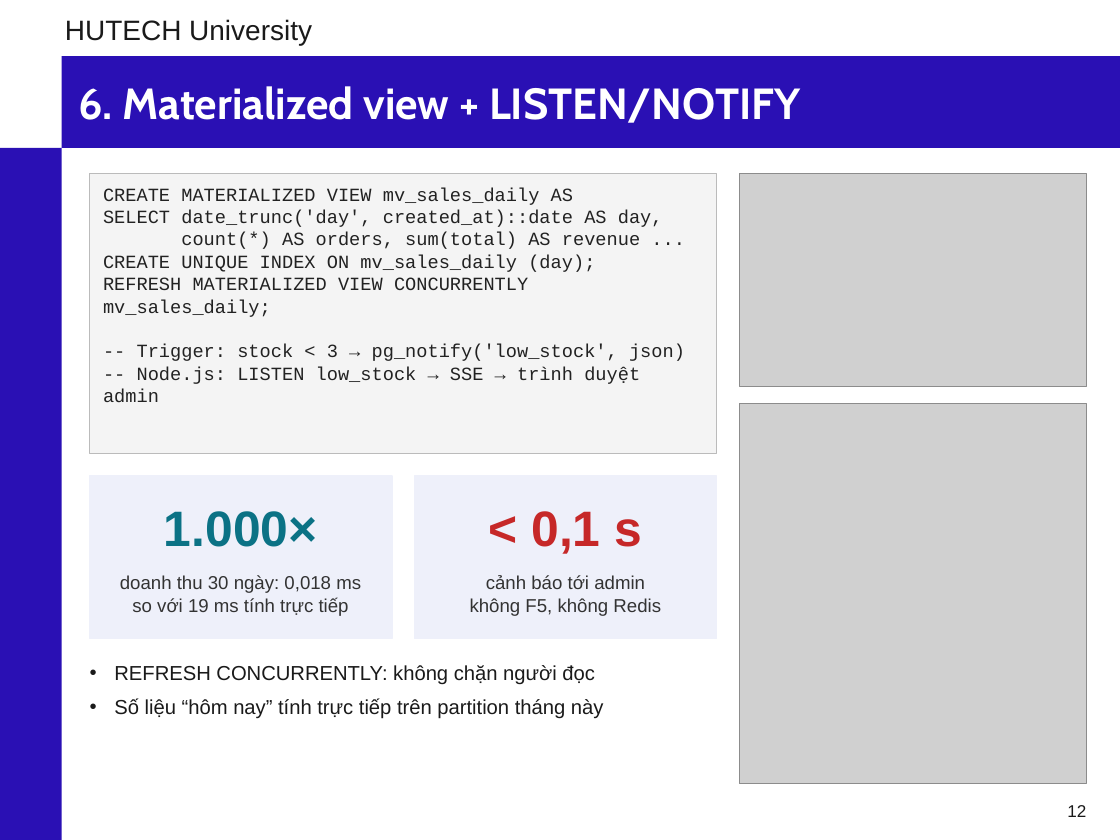
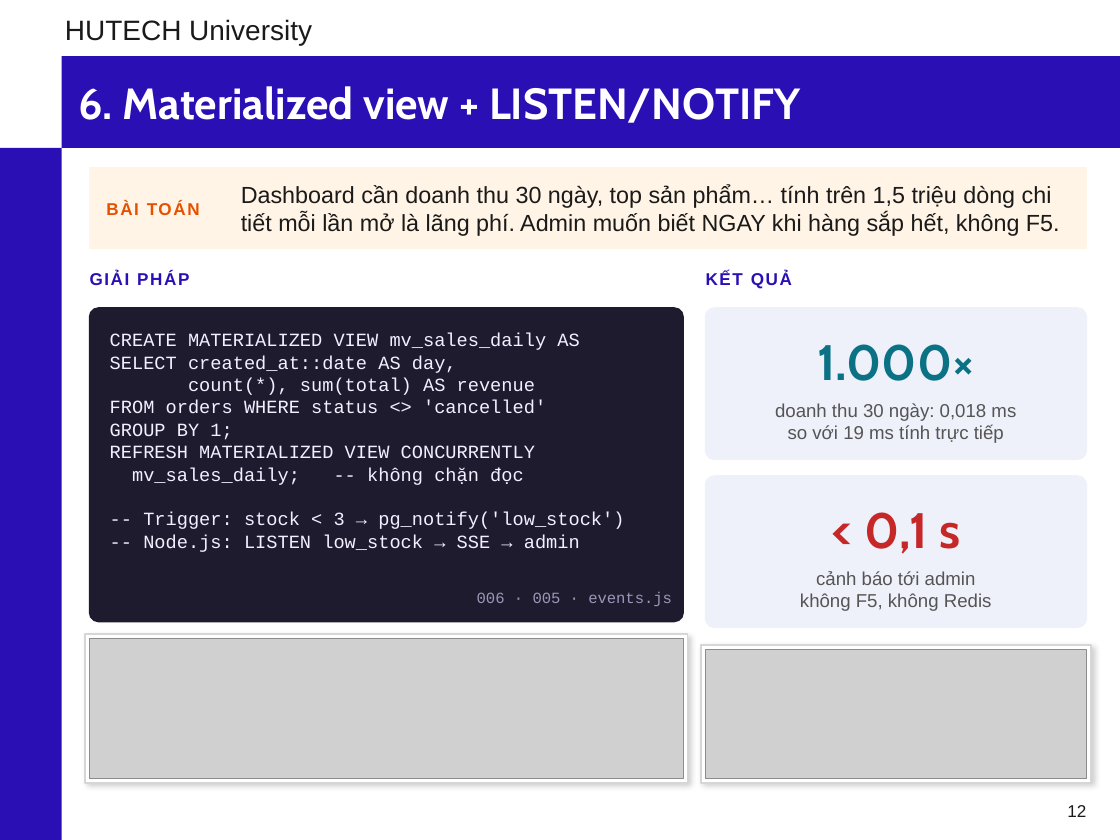
Before and after one commit to phunganhtuan123/master-csdl, a slide deck: slide 12 of docs/Slide_CSDL_Nhom6_PostgreSQL.pptx. Drawn at 1120x840 pixels with LibreOffice and Linux fonts; fonts in the diff are those of the drawing; grey boxes stand for pictures; background and template pictures are left out. Boxes give left, top, right and bottom in pixels: in the first picture for what was removed or moved away, otherwise in the second. Text is boxed around its words. In the diff, an @@ line names an element or a change of style, - is before the commit and + after.

```diff
--- a/docs/Slide_CSDL_Nhom6_PostgreSQL.pptx
+++ b/docs/Slide_CSDL_Nhom6_PostgreSQL.pptx
@@ rectangle: place and size @@
-rectangle at [90, 174, 717, 454]
+rectangle at [90, 168, 1086, 249]
@@ rectangle at [90, 168, 1086, 249]: fill #F4F4F4 to #FFF4E5; outline #BBBBBB 0.75 pt to #FFF4E5 1 pt @@
@@ picture removed at [739, 174, 1086, 386] @@
@@ text added at [106, 201, 200, 215], 11 pt, text #E65100, bold @@
+BÀI TOÁN
@@ text added at [241, 184, 1060, 236], 15 pt, text #1A1A1A @@
+Dashboard cần doanh thu 30 ngày, top sản phẩm… tính trên 1,5 triệu dòng chi tiết mỗi lần mở là lãng phí. Admin muốn biết NGAY khi hàng sắp hết, không F5.
@@ text added at [90, 271, 189, 285], 11 pt, text #2A10B4, bold @@
+GIẢI PHÁP
@@ text added at [706, 271, 792, 289], 11 pt, text #2A10B4, bold @@
+KẾT QUẢ
@@ rounded rectangle added at [90, 308, 683, 622], fill #1E1B2E, outline #1E1B2E 1 pt @@
@@ text "CREATE MATERIALIZED VIEW mv_sales_daily AS": place and size @@
-text "CREATE MATERIALIZED VIEW mv_sales_daily AS" at [103, 188, 685, 403]
+text "CREATE MATERIALIZED VIEW mv_sales_daily AS" at [110, 333, 624, 552]
@@ text "1.000×" at [817, 344, 974, 381]: font Arial to Cabin @@
@@ text "1.000×": place and size @@
-text "1.000×" at [164, 511, 318, 547]
+text "1.000×" at [817, 344, 974, 381]
@@ rounded rectangle added at [706, 308, 1086, 459], fill #EEF0FA, outline #EEF0FA 1 pt @@
@@ text at [110, 356, 624, 552]: text changed; text colour #222222 to #F2F0FF @@
-SELECT date_trunc('day', created_at)::date AS day,
-count(*) AS orders, sum(total) AS revenue ...
-CREATE UNIQUE INDEX ON mv_sales_daily (day);
-REFRESH MATERIALIZED VIEW CONCURRENTLY mv_sales_daily;
--- Trigger: stock < 3 → pg_notify('low_stock', json)
--- Node.js: LISTEN low_stock → SSE → trình duyệt admin
+SELECT created_at::date AS day,
+count(*), sum(total) AS revenue
+FROM orders WHERE status <> 'cancelled'
+GROUP BY 1;
+REFRESH MATERIALIZED VIEW CONCURRENTLY
+mv_sales_daily; -- không chặn đọc
+-- Trigger: stock < 3 → pg_notify('low_stock')
+-- Node.js: LISTEN low_stock → SSE → admin
@@ text at [110, 333, 579, 350]: text colour #222222 to #F2F0FF in "CREATE MATERIALIZED VIEW mv_sales_daily AS" @@
@@ text "doanh thu 30 ngày: 0,018 ...": place and size @@
-text "doanh thu 30 ngày: 0,018 ..." at [120, 575, 361, 616]
+text "doanh thu 30 ngày: 0,018 ..." at [775, 403, 1016, 443]
@@ text "doanh thu 30 ngày: 0,018 ..." at [775, 403, 1016, 443]: text colour #333333 to #555555 @@
@@ picture removed at [739, 403, 1086, 784] @@
@@ rectangle removed at [90, 476, 392, 638] @@
@@ rectangle removed at [414, 476, 717, 638] @@
@@ rounded rectangle added at [706, 476, 1086, 627], fill #EEF0FA, outline #EEF0FA 1 pt @@
@@ text "< 0,1 s": place and size @@
-text "< 0,1 s" at [532, 511, 642, 554]
+text "< 0,1 s" at [865, 512, 960, 554]
@@ text "< 0,1 s" at [865, 512, 960, 554]: font Arial to Cabin @@
@@ text "cảnh báo tới admin" at [800, 571, 992, 611]: text colour #333333 to #555555 @@
@@ text "cảnh báo tới admin": place and size @@
-text "cảnh báo tới admin" at [470, 575, 661, 616]
+text "cảnh báo tới admin" at [800, 571, 992, 611]
@@ text added at [477, 592, 672, 606], 10 pt, text #9A96B8 @@
+006 · 005 · events.js
@@ rectangle added at [85, 634, 688, 783], fill #FFFFFF, outline #D6D6D6 1 pt @@
@@ picture added at [90, 638, 683, 778] @@
@@ rectangle added at [701, 645, 1091, 783], fill #FFFFFF, outline #D6D6D6 1 pt @@
@@ picture added at [706, 650, 1086, 778] @@
@@ text removed at [114, 665, 604, 719] @@
-• REFRESH CONCURRENTLY: không chặn người đọc
-• Số liệu “hôm nay” tính trực tiếp trên partition tháng này
```
Also in this commit, not shown: 15 other slides changed, 1 slide added, 1 slide removed, 43 other files.
